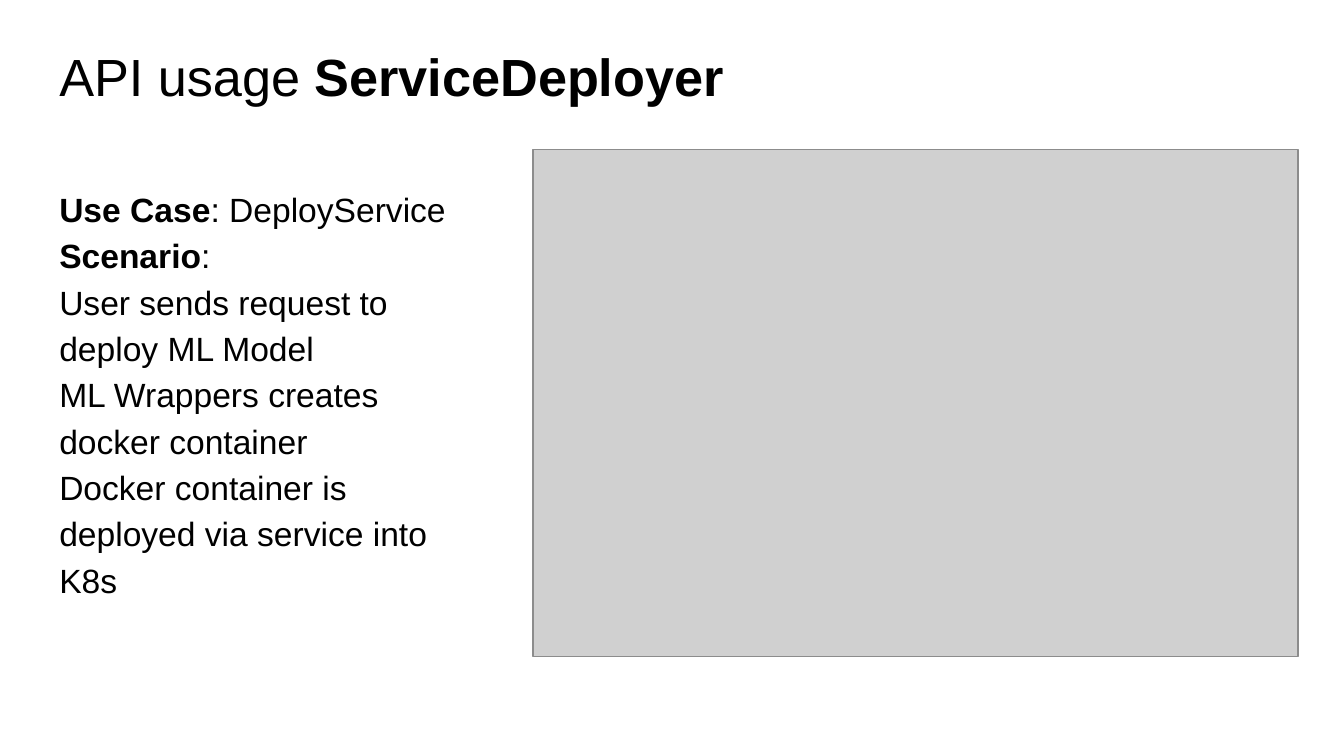
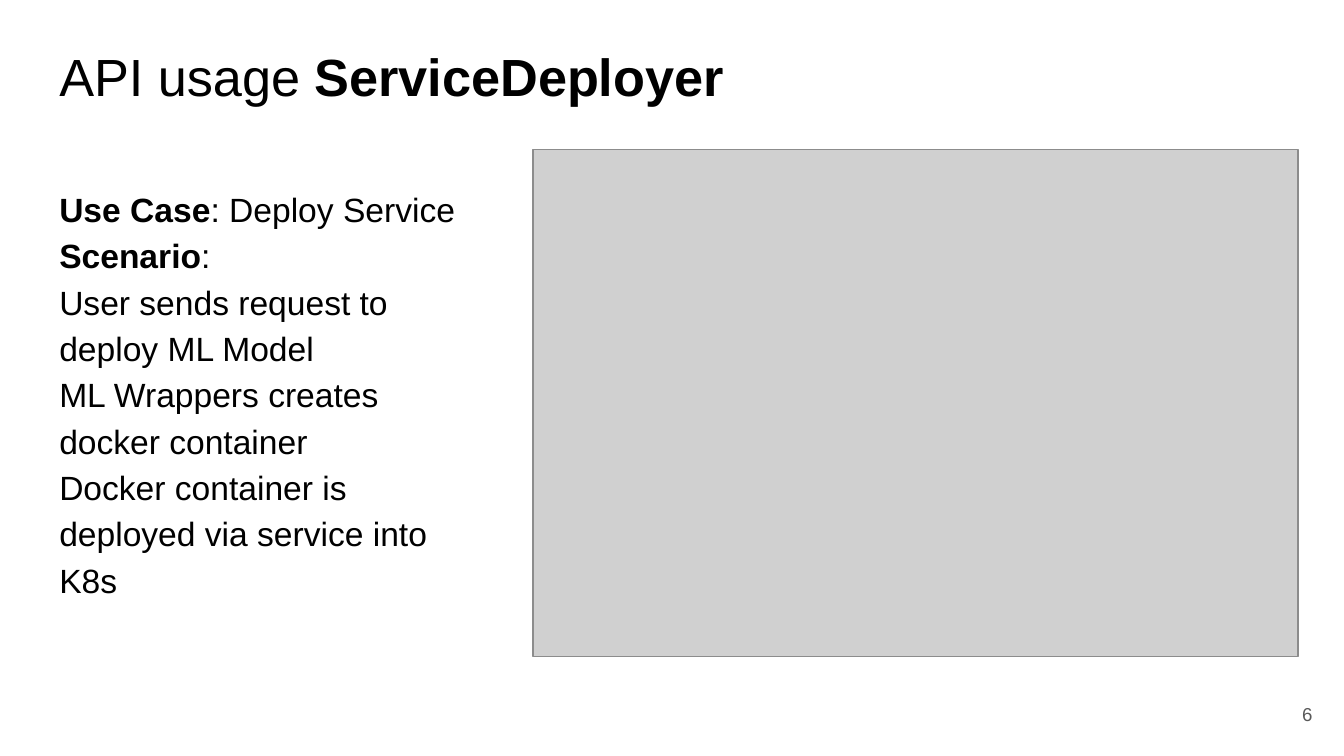
Before and after one commit to fanglores/Advanced-Software-Design, a slide deck: slide 6 of PracticeTasks/Module2/Task_10/Task_10.pptx. Drawn at 1344x756 pixels with LibreOffice and Linux fonts; fonts in the diff are those of the drawing; grey boxes stand for pictures. Boxes give left, top, right and bottom in pixels: in the first picture for what was removed or moved away, otherwise in the second. Text is boxed around its words. In the diff, an @@ line names an element or a change of style, - is before the commit and + after.

```diff
--- a/PracticeTasks/Module2/Task_10/Task_10.pptx
+++ b/PracticeTasks/Module2/Task_10/Task_10.pptx
@@ text at [59, 197, 455, 228]: spaces changed @@
-Use Case: DeployService
+Use Case: Deploy Service
@@ page number added at [1302, 708, 1312, 721], 10 pt, text #595959 @@
+6
```
Also in this commit, not shown: 9 other slides changed, 3 other files.
